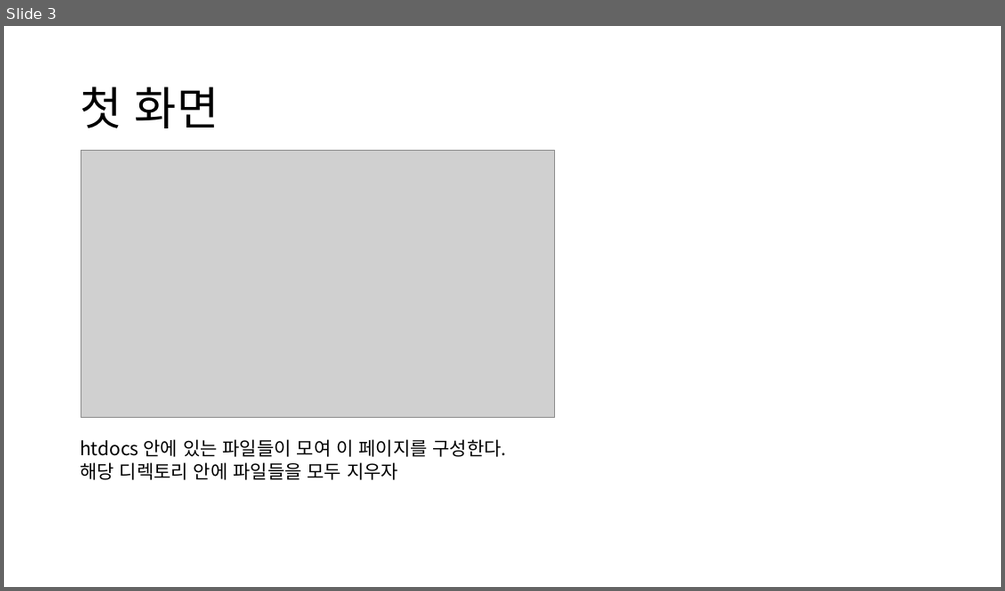
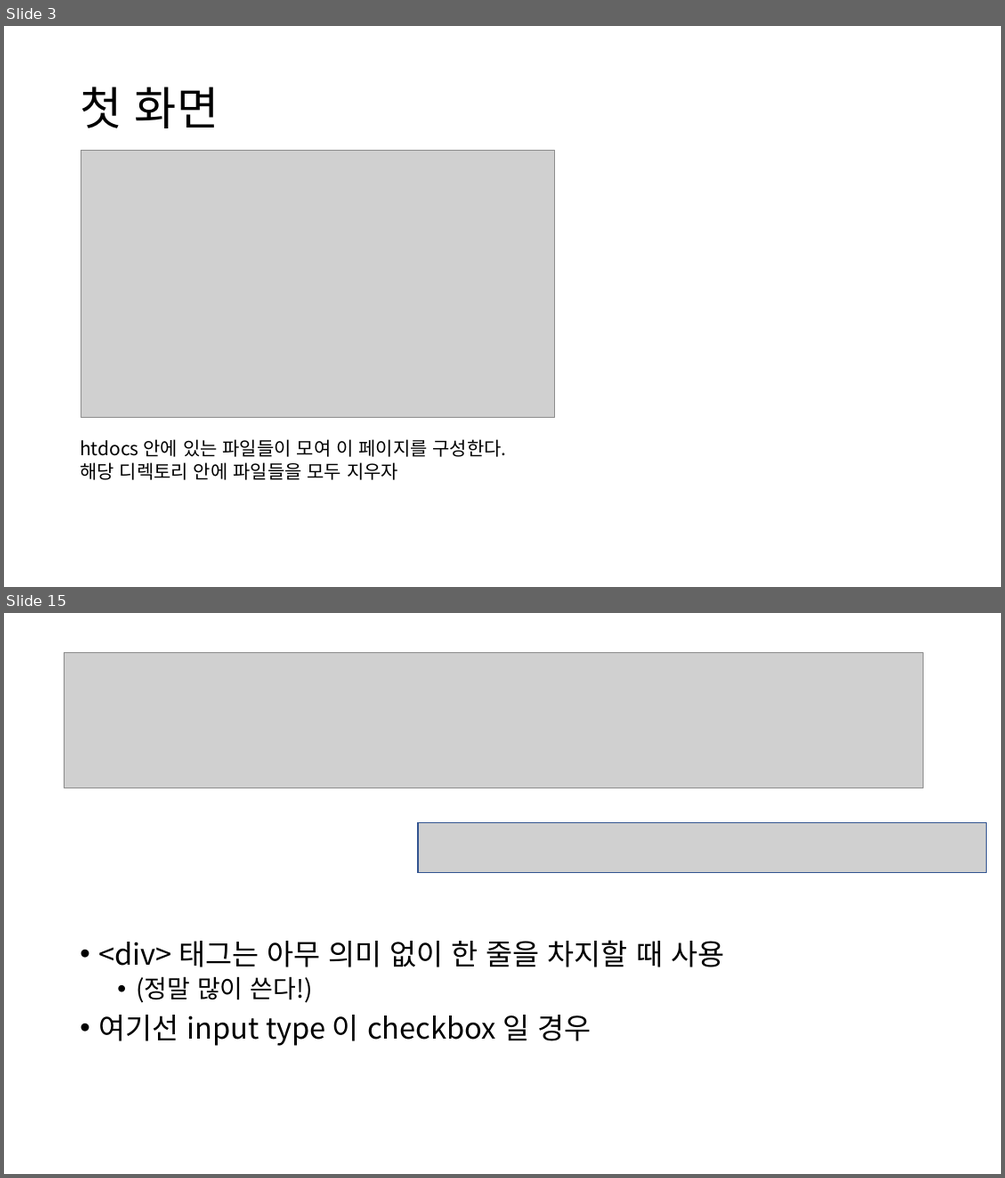
Before and after one commit to GNUCSAssistants/2021webprogramming, a slide deck: 수업/ppt/2. HTML.pptx. Shown one above the other, each under a label of ours: slide 3 before the commit, slides 3 and 15 after it; the slides between them are not shown. The pictures are 1005x591 and 1005x1178 pixels, drawn with LibreOffice and Linux fonts; fonts in the diff are those of the drawing; grey boxes stand for pictures. Boxes give left, top, right and bottom in pixels: in the first picture for what was removed or moved away, otherwise in the second. Text is boxed around its words. In the diff, an @@ line names an element or a change of style, - is before the commit and + after.

```diff
--- a/수업/ppt/2. HTML.pptx
+++ b/수업/ppt/2. HTML.pptx
@@ slide 15 added at box(4, 613, 1001, 1174), background #FFFFFF @@
@@ picture added at box(64, 653, 923, 788) @@
@@ picture added at box(418, 823, 987, 873) @@
@@ rectangle added at box(418, 823, 987, 873), outline #325491 1 pt @@
@@ text added at box(98, 940, 724, 1046), 28 pt, text #000000 @@
+• <div> 태그는 아무 의미 없이 한 줄을 차지할 때 사용
+  • (정말 많이 쓴다!)
+• 여기선 input type 이 checkbox 일 경우
```
Also in this commit, not shown: 2 slides changed, 13 other slides added, 8 other files.
